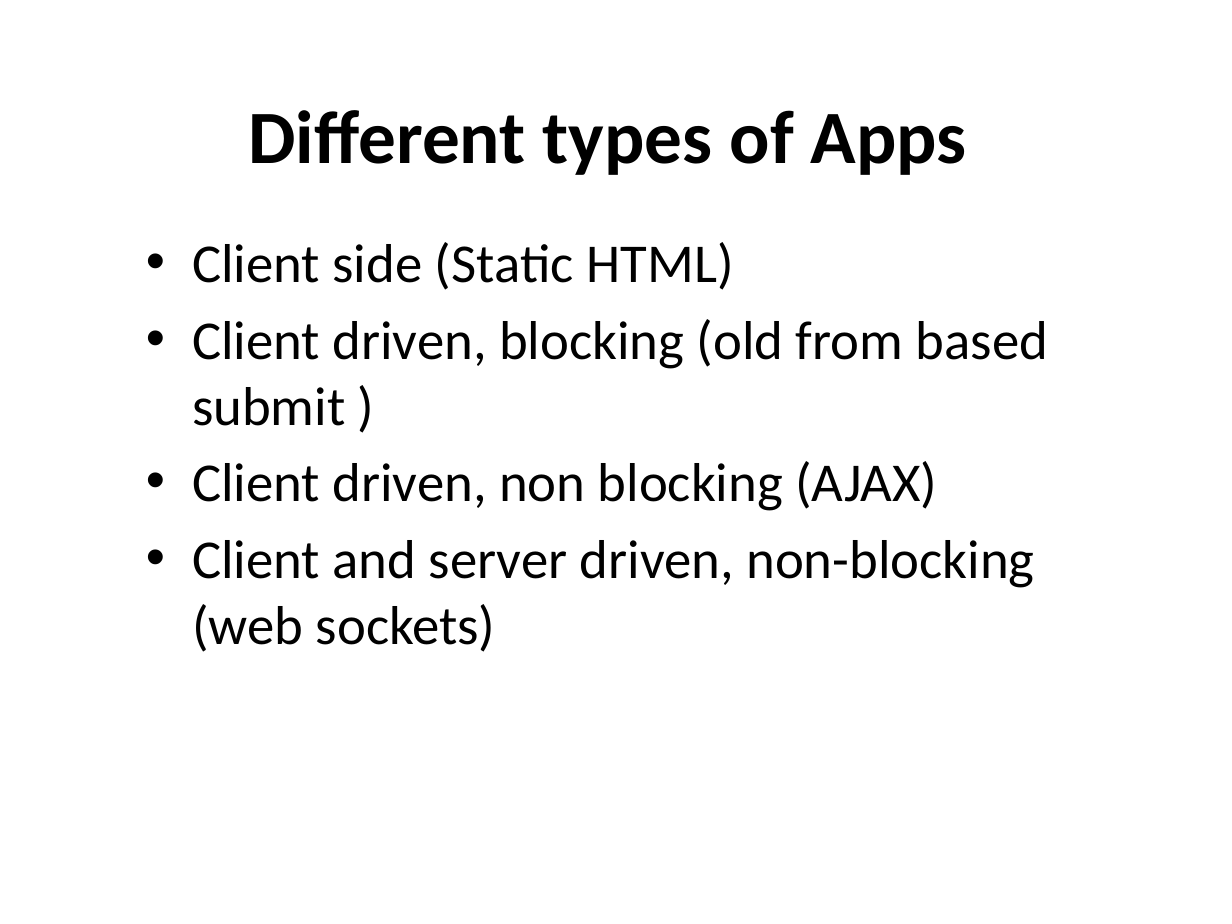
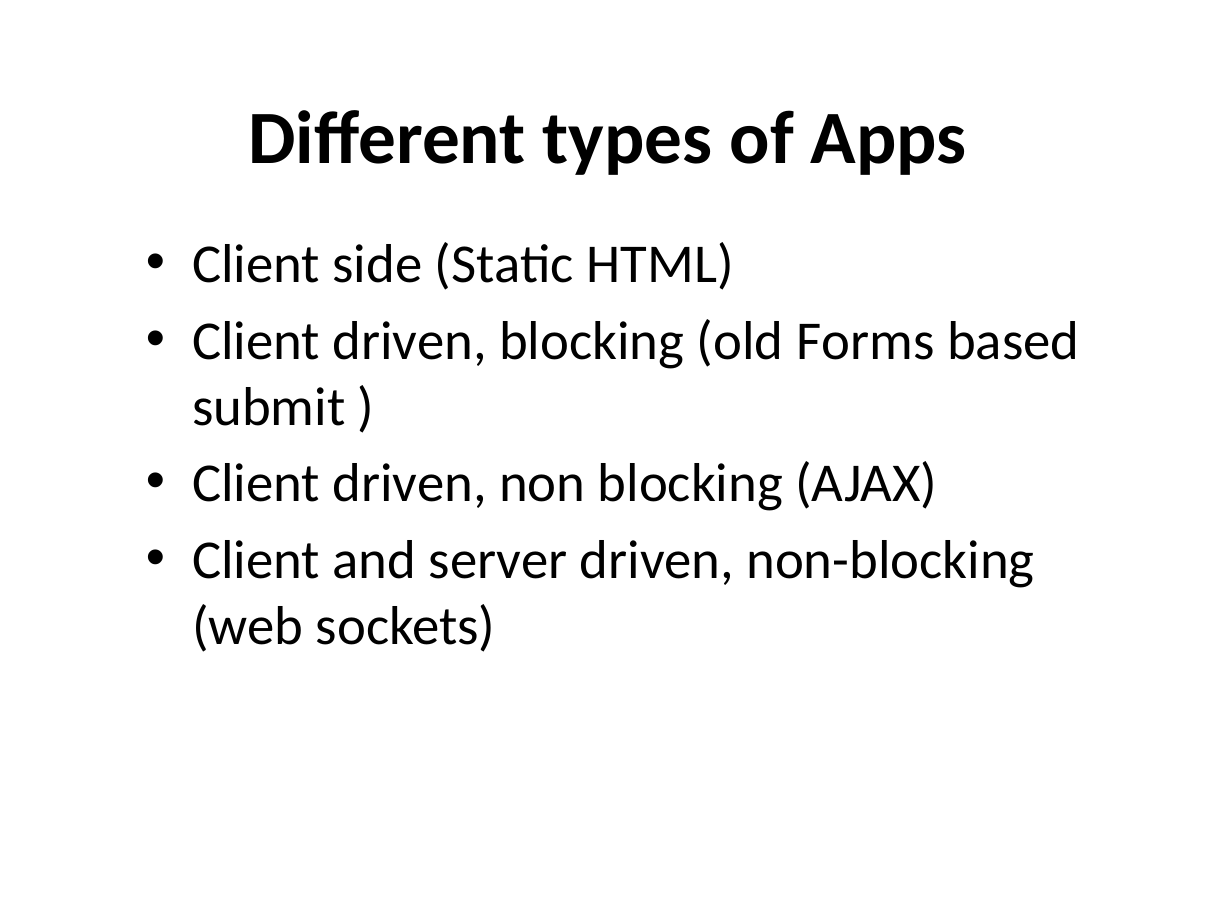
Before and after one commit to nuwanbando/coffee-shop, a slide deck: slide 5 of slides/WebAppDevelopmentWithJavaScript.pptx (slide 8 before the commit). Drawn at 1232x924 pixels with LibreOffice and Linux fonts; fonts in the diff are those of the drawing; background and template pictures are left out. Boxes give left, top, right and bottom in pixels: in the first picture for what was removed or moved away, otherwise in the second. Text is boxed around its words. In the diff, an @@ line names an element or a change of style, - is before the commit and + after.

Commit message:
updates

```diff
--- a/slides/WebAppDevelopmentWithJavaScript.pptx
+++ b/slides/WebAppDevelopmentWithJavaScript.pptx
@@ text at [192,319,1079,426]: text changed @@
-• Client driven, blocking (old from based submit )
+• Client driven, blocking (old Forms based submit )
```
Also in this commit, not shown: 9 other slides changed, 2 slides added, 1 slide removed.
